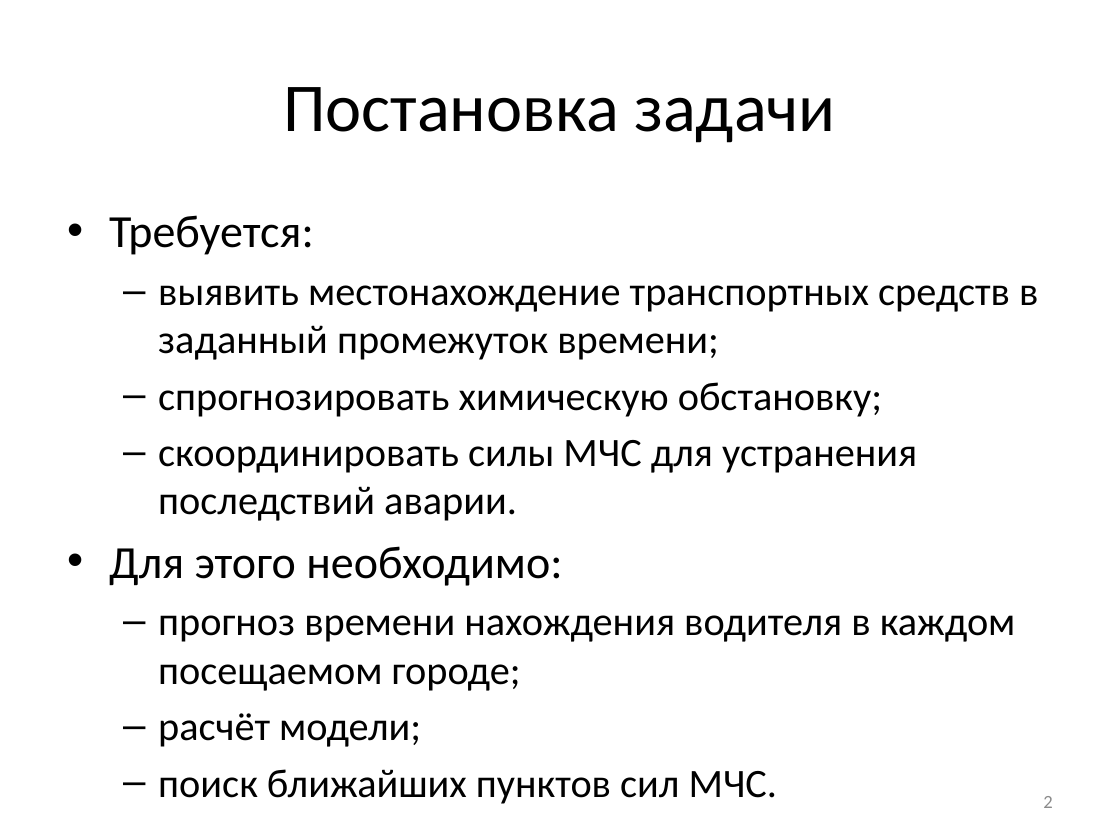
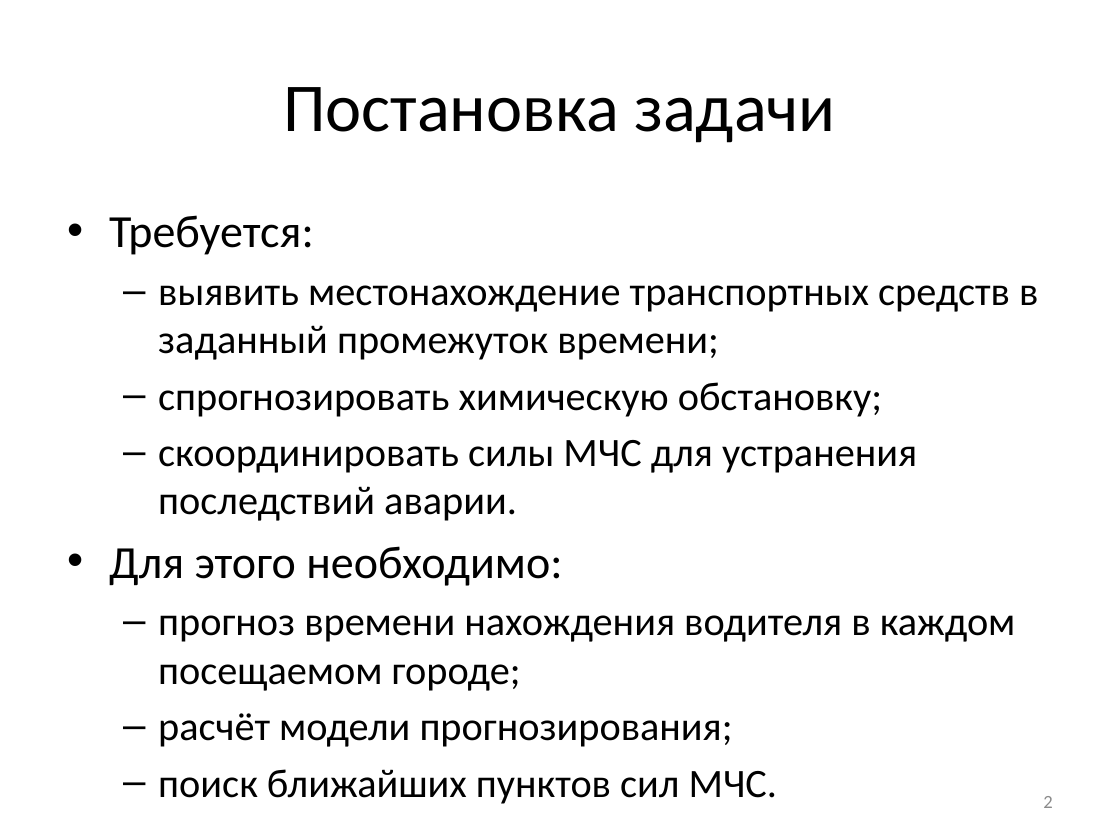
Before and after one commit to SanSanch5/BachelorDiplom, a slide deck: slide 2 of РПЗ/Презентация.pptx. Drawn at 1120x840 pixels with LibreOffice and Linux fonts; fonts in the diff are those of the drawing. Boxes give left, top, right and bottom in pixels: in the first picture for what was removed or moved away, otherwise in the second. Text is boxed around its words. In the diff, an @@ line names an element or a change of style, - is before the commit and + after.

```diff
--- a/РПЗ/Презентация.pptx
+++ b/РПЗ/Презентация.pptx
@@ text at (x1=158, y1=713, x2=733, y2=747): text changed @@
-  – расчёт модели;
+  – расчёт модели прогнозирования;
```
Also in this commit, not shown: 2 other slides changed, 3 slides added, 1 slide removed, 5 other files.
